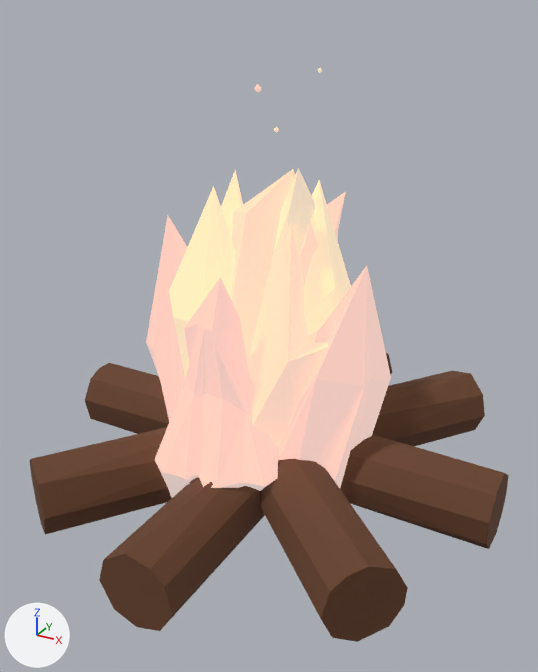
Before and after pictures for a commit that changed the COLLADA model fireAnimated.dae.
Camera for both pictures: a 50 mm lens placed at (1.61, -2.96, 2.31), pointed at (0.04, -0.11, 0.88). Lighting does not change. The marker at lower left points along +X, +Y and +Z. Where no turn or scale is listed for an object, it has been applied to the vertices.

In view in the first picture: 'Logs', 'dFlame1', 'dFlame2', 'dFlame3', 'dFlame4', 'midFlame', 'spark1', 'yFlame1', 'yFlame2', 'yFlame3', 'yFlame4'.
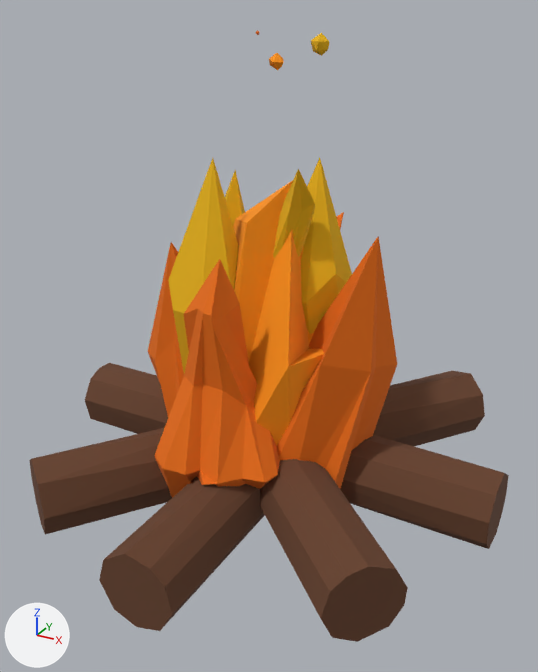
Commit message: NEW FIRE

Location of each change, (x1, y1, x2, y2) in pixels of the pictures (538 x 672 px):
```json
{"object": "dFlame2", "change": "recoloured, surface changed, rescaled", "before": [155, 277, 278, 498], "after": [154, 259, 280, 498], "on screen": "8% taller"}
{"object": "midFlame", "change": "recoloured, surface changed, rescaled", "before": [231, 169, 329, 448], "after": [233, 180, 324, 446], "on screen": "7% narrower"}
{"object": "dFlame3", "change": "recoloured, surface changed, rescaled", "before": [276, 266, 391, 488], "after": [277, 236, 397, 488], "on screen": "13% taller"}
{"object": "yFlame1", "change": "recoloured, surface changed, rescaled", "before": [169, 186, 236, 380], "after": [168, 158, 239, 373], "on screen": "11% taller"}
{"object": "yFlame2", "change": "recoloured, surface changed, rescaled", "before": [304, 180, 351, 336], "after": [301, 158, 352, 334], "on screen": "8% wider, 13% taller"}
{"object": "dFlame4", "change": "recoloured, surface changed, rescaled", "before": [146, 215, 187, 422], "after": [148, 242, 184, 417]}
{"object": "yFlame4", "change": "recoloured, surface changed", "before": [273, 168, 315, 258], "after": [273, 168, 315, 258]}
{"object": "yFlame3", "change": "recoloured, surface changed", "before": [221, 170, 245, 238], "after": [221, 170, 245, 238]}
{"object": "dFlame1", "change": "recoloured, surface changed, rescaled", "before": [327, 192, 345, 241], "after": [336, 212, 344, 229]}
{"object": "spark3", "change": "recoloured, surface changed, moved, rescaled", "before": [318, 68, 322, 73], "after": [311, 33, 329, 56]}
{"object": "spark2", "change": "recoloured, surface changed, moved, rescaled", "before": [274, 127, 279, 133], "after": [269, 53, 284, 70]}
{"object": "spark1", "change": "recoloured, surface changed", "before": [254, 30, 261, 93], "after": [254, 30, 261, 93]}
```

The change, as JSON lines over the scene's bpy script:
```json
{"op": "remove", "block": "mat_fire1", "code": "mat_fire1.emission_color = (0.5, 0.5, 0.5)  # grey #bcbcbc"}
{"op": "remove", "block": "mat_fire1", "code": "mat_fire1.emission_strength = 1.0"}
{"op": "remove", "block": "mat_fire2", "code": "mat_fire2.emission_color = (0.5, 0.5, 0.5)  # grey #bcbcbc"}
{"op": "remove", "block": "mat_fire2", "code": "mat_fire2.emission_strength = 1.0"}
{"op": "remove", "block": "mat_fire_3", "code": "mat_fire_3.emission_color = (0.5, 0.5, 0.5)  # grey #bcbcbc"}
{"op": "remove", "block": "mat_fire_3", "code": "mat_fire_3.emission_strength = 1.0"}
{"op": "set", "path": "ob_midflame.scale", "old": "(0.637, 0.637, 0.861)", "new": "(0.637, 0.637, 0.831)"}
{"op": "set", "path": "ob_dflame1.scale", "old": "(0.768, 0.768, 0.835)", "new": "(0.768, 0.768, 0.77)"}
{"op": "set", "path": "ob_dflame2.scale", "old": "(0.612, 0.612, 0.681)", "new": "(0.612, 0.612, 0.732)"}
{"op": "set", "path": "ob_dflame3.scale", "old": "(0.464, 0.432, 0.646)", "new": "(0.466, 0.437, 0.729)"}
{"op": "set", "path": "ob_dflame4.scale", "old": "(0.465, 0.432, 0.73)", "new": "(0.464, 0.432, 0.653)"}
{"op": "set", "path": "ob_yflame1.scale", "old": "(0.329, 0.449, 0.592)", "new": "(0.329, 0.449, 0.684)"}
{"op": "set", "path": "ob_yflame2.scale", "old": "(0.329, 0.449, 0.586)", "new": "(0.329, 0.449, 0.625)"}
{"op": "set", "path": "ob_spark2.location", "old": "(0.042, -0.035, 1.828)", "new": "(0.042, -0.035, 2.106)"}
{"op": "set", "path": "ob_spark2.scale", "old": "(0.0116, 0.0116, 0.0116)", "new": "(0.0327, 0.0327, 0.0327)"}
{"op": "set", "path": "ob_spark3.location", "old": "(0.195, 0.064, 2.069)", "new": "(0.195, 0.064, 2.172)"}
{"op": "set", "path": "ob_spark3.scale", "old": "(0.00991, 0.00991, 0.00991)", "new": "(0.0409, 0.0409, 0.0409)"}
```
